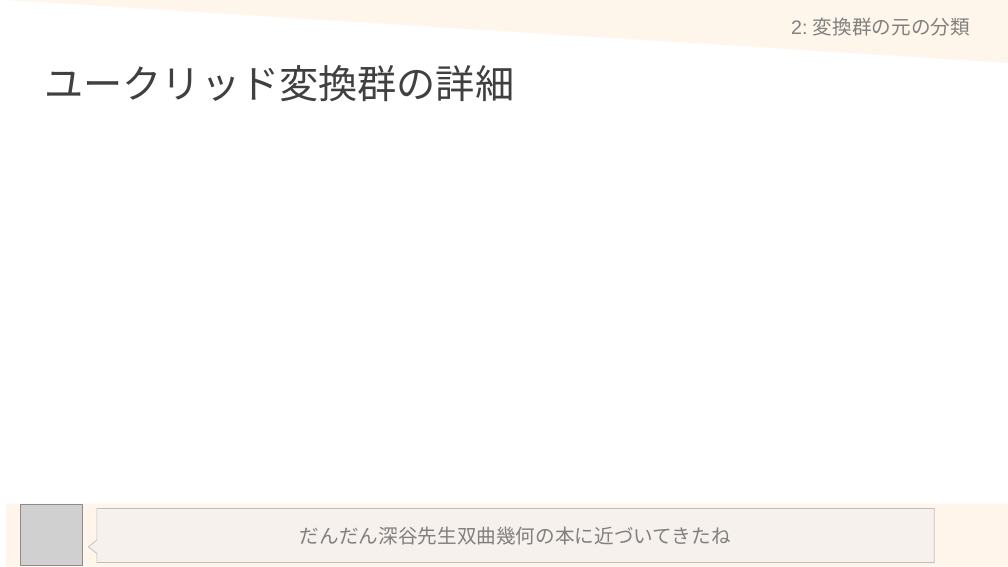
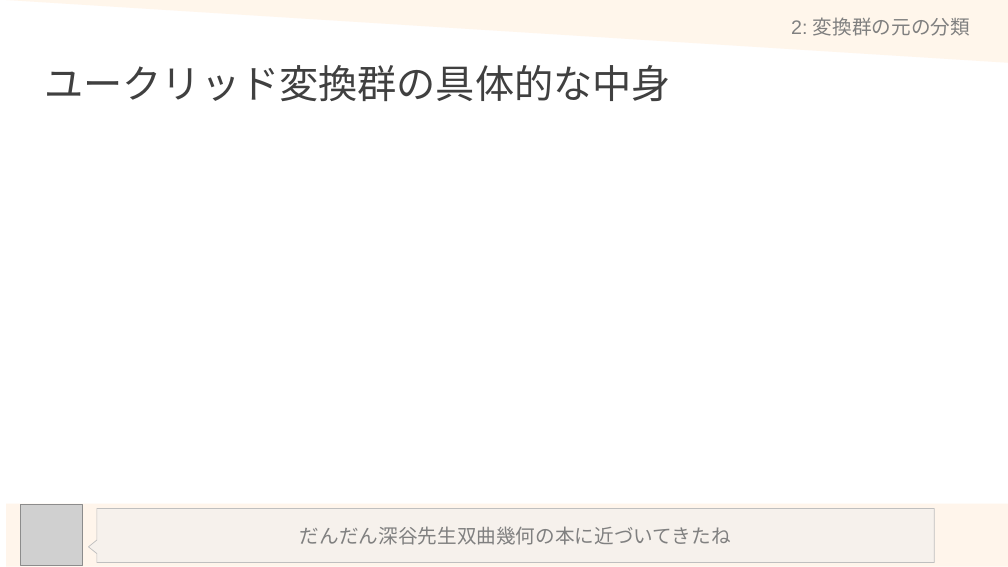
Before and after one commit to math-er/hyperbolic-space, a slide deck: slide 20 of Section2(上半平面とポアンカレ計量)/1-EuclidSpace.pptx. Drawn at 1008x567 pixels with LibreOffice and Linux fonts; fonts in the diff are those of the drawing; grey boxes stand for pictures. Boxes give left, top, right and bottom in pixels: in the first picture for what was removed or moved away, otherwise in the second. Text is boxed around its words. In the diff, an @@ line names an element or a change of style, - is before the commit and + after.

```diff
--- a/Section2(上半平面とポアンカレ計量)/1-EuclidSpace.pptx
+++ b/Section2(上半平面とポアンカレ計量)/1-EuclidSpace.pptx
@@ title at box(44, 65, 670, 101): text changed @@
-ユークリッド変換群の詳細
+ユークリッド変換群の具体的な中身
```
Also in this commit, not shown: 2 other slides changed, 1 other file.
